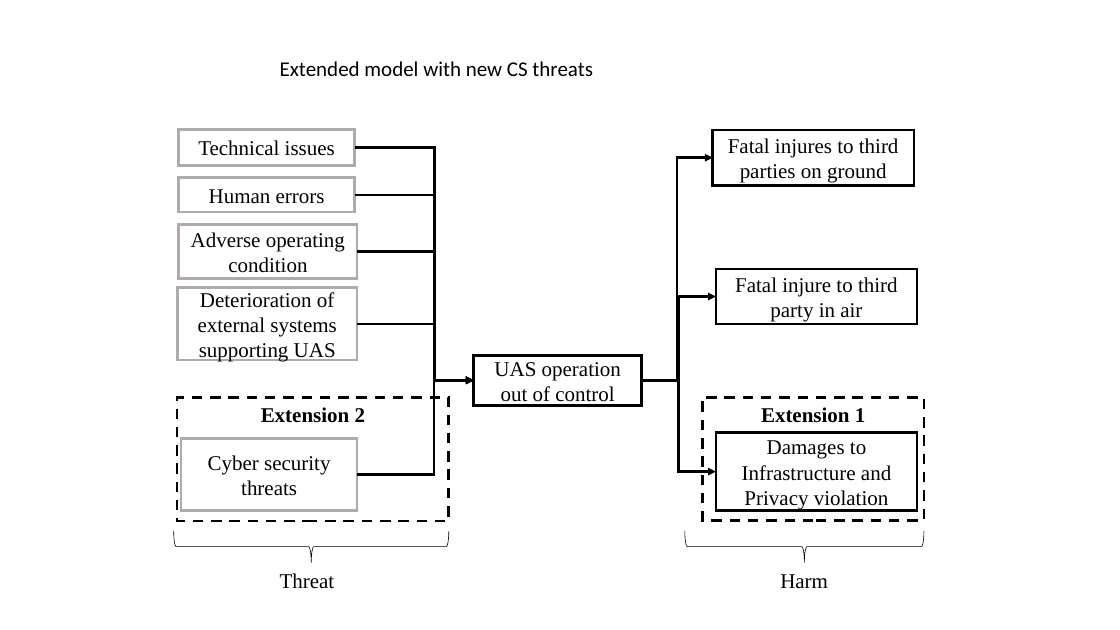
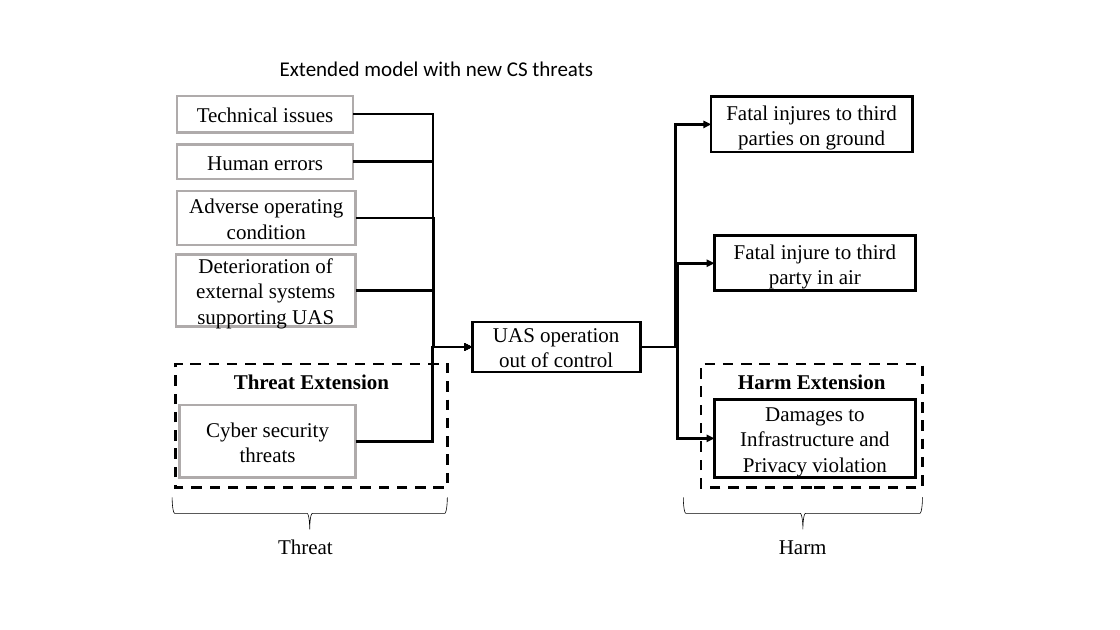
Before and after one commit to ductran1503/ExSORA1, a slide deck: slide 20 of Extension of SORA method to Cyber Security of Unmanned Aircraft System/image/slides.pptx. Drawn at 1120x630 pixels with LibreOffice and Linux fonts; fonts in the diff are those of the drawing. Boxes give left, top, right and bottom in pixels: in the first picture for what was removed or moved away, otherwise in the second. Text is boxed around its words. In the diff, an @@ line names an element or a change of style, - is before the commit and + after.

```diff
--- a/Extension of SORA method to Cyber Security of Unmanned Aircraft System/image/slides.pptx
+++ b/Extension of SORA method to Cyber Security of Unmanned Aircraft System/image/slides.pptx
@@ elbow arrow moved from (357, 251) - (474, 381) to (354, 114) - (472, 347) @@
@@ 3 rectangles moved together from (x1=177, y1=177, x2=358, y2=360) to (x1=176, y1=145, x2=356, y2=327) @@
@@ elbow arrow moved from (355, 148) - (474, 381) to (354, 161) - (472, 347) @@
@@ elbow arrow moved from (355, 195) - (474, 381) to (355, 218) - (472, 347) @@
@@ 8 rectangles, 5 elbow arrows, 2 texts, 2 left braces moved together from (x1=174, y1=129, x2=925, y2=589) to (x1=172, y1=96, x2=923, y2=555) @@
@@ text in rectangle at (x1=234, y1=374, x2=389, y2=390): text changed @@
-Extension 2
+Threat Extension
@@ text in rectangle at (x1=738, y1=374, x2=886, y2=390): text changed @@
-Extension 1
+Harm Extension
```
Also in this commit, not shown: 2 other slides changed, 6 other files.
